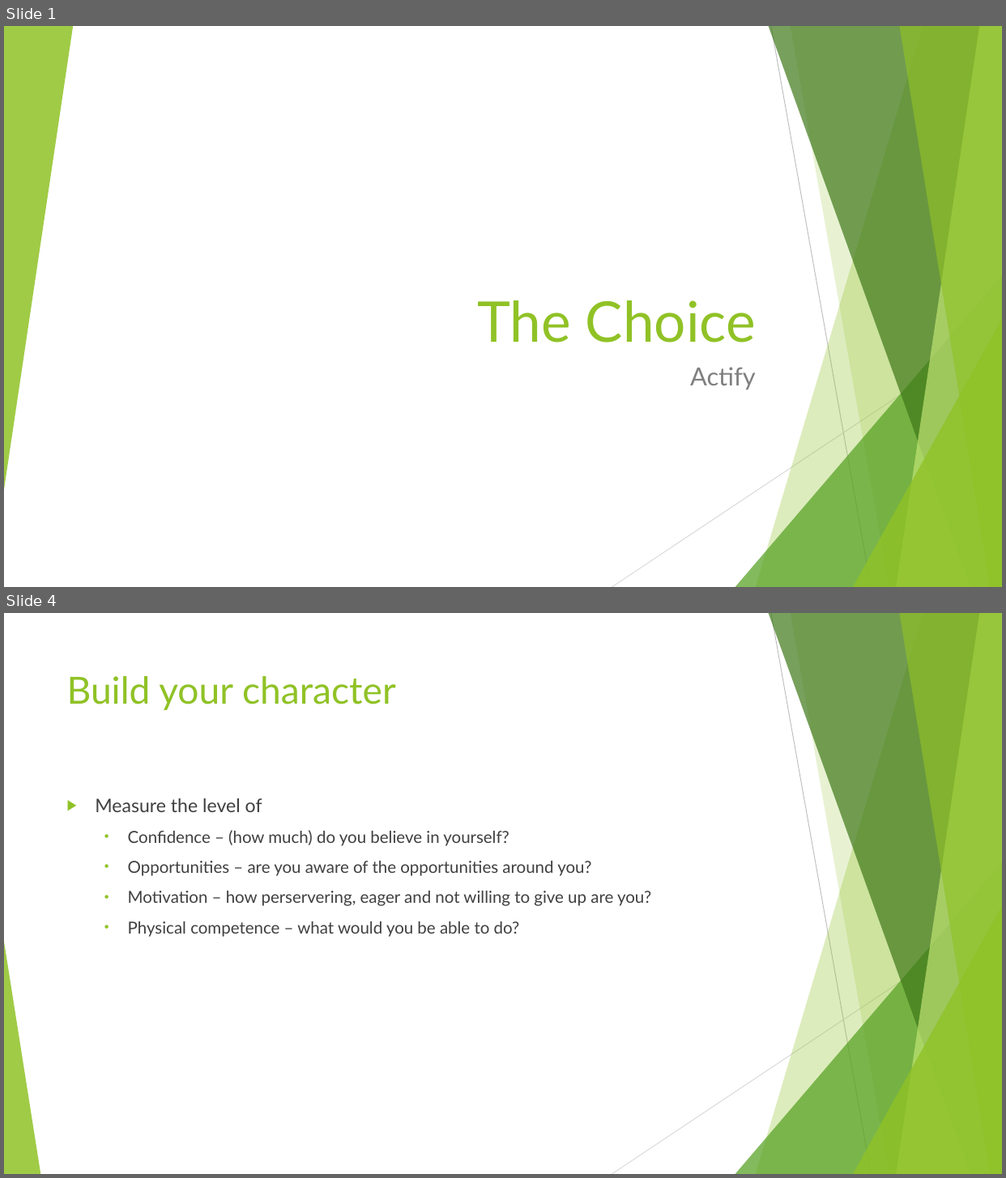
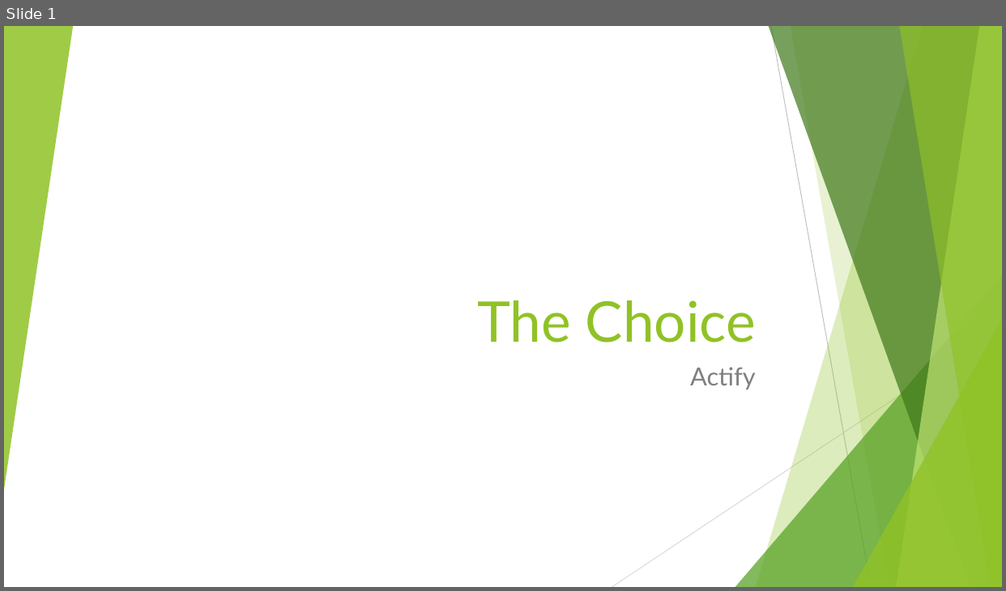
Before and after one commit to Glasgow19/team-12, a slide deck: The Choice.odp. Shown one above the other, each under a label of ours: slides 1 and 4 before the commit, slide 1 after it; the slides between them are not shown. The pictures are 1006x1178 and 1006x591 pixels, drawn with LibreOffice and Linux fonts; fonts in the diff are those of the drawing. Boxes give left, top, right and bottom in pixels: in the first picture for what was removed or moved away, otherwise in the second. Text is boxed around its words. In the diff, an @@ line names an element or a change of style, - is before the commit and + after.

```diff
--- a/The Choice.odp
+++ b/The Choice.odp
@@ slide 4 removed at <box>4,613,1002,1174</box>, background #FFFFFF; not listed: 9 template elements that a slide beside it also shows @@
@@ title removed at <box>67,676,396,710</box> @@
-Build your character
@@ text removed at <box>95,798,651,937</box> @@
-▶ Measure the level of
-  • Confidence – (how much) do you believe in yourself?
-  • Opportunities – are you aware of the opportunities around you?
-  • Motivation – how perservering, eager and not willing to give up are you?
-  • Physical competence – what would you be able to do?
@@ freeform shape removed at <box>4,942,40,1174</box> @@
```
Also in this commit, not shown: 2 slides changed, 6 slides added.
